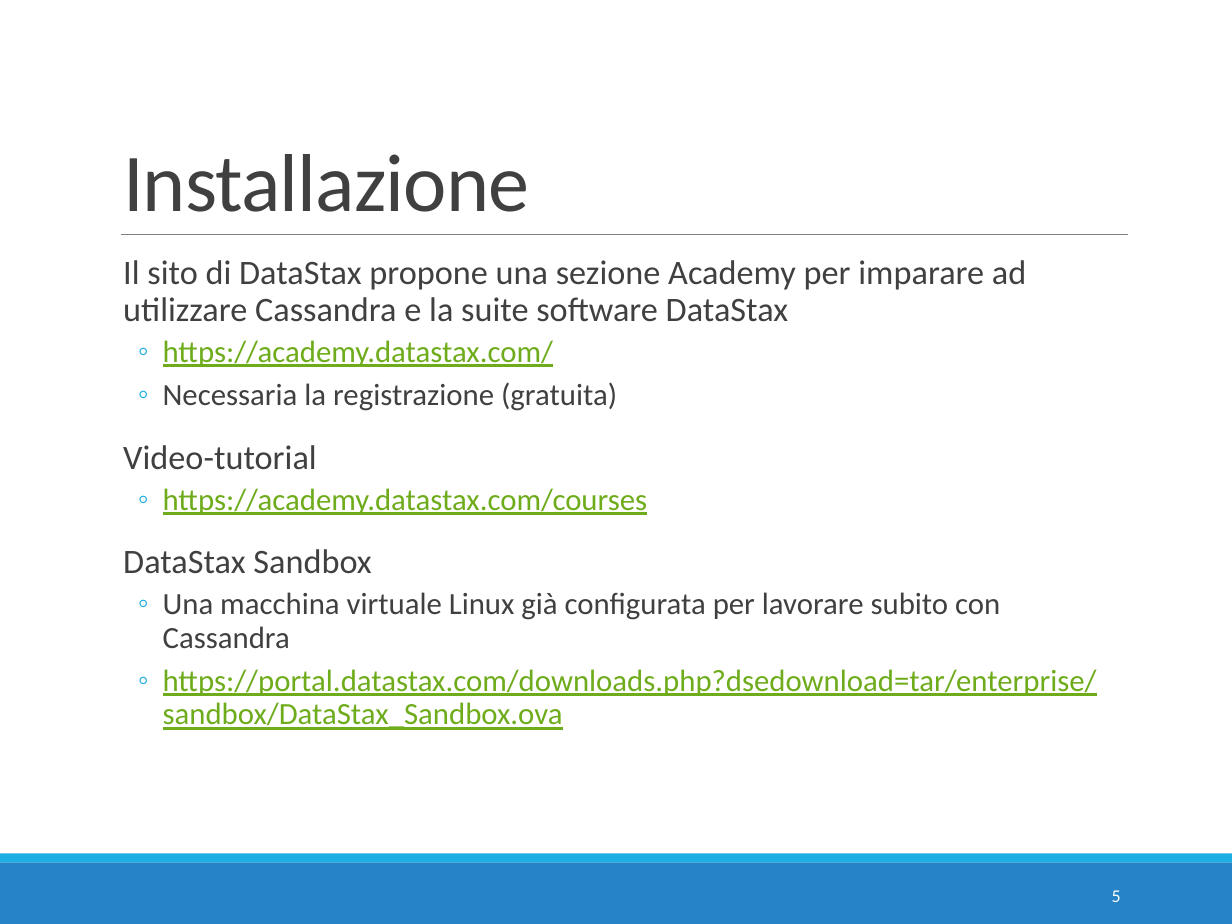
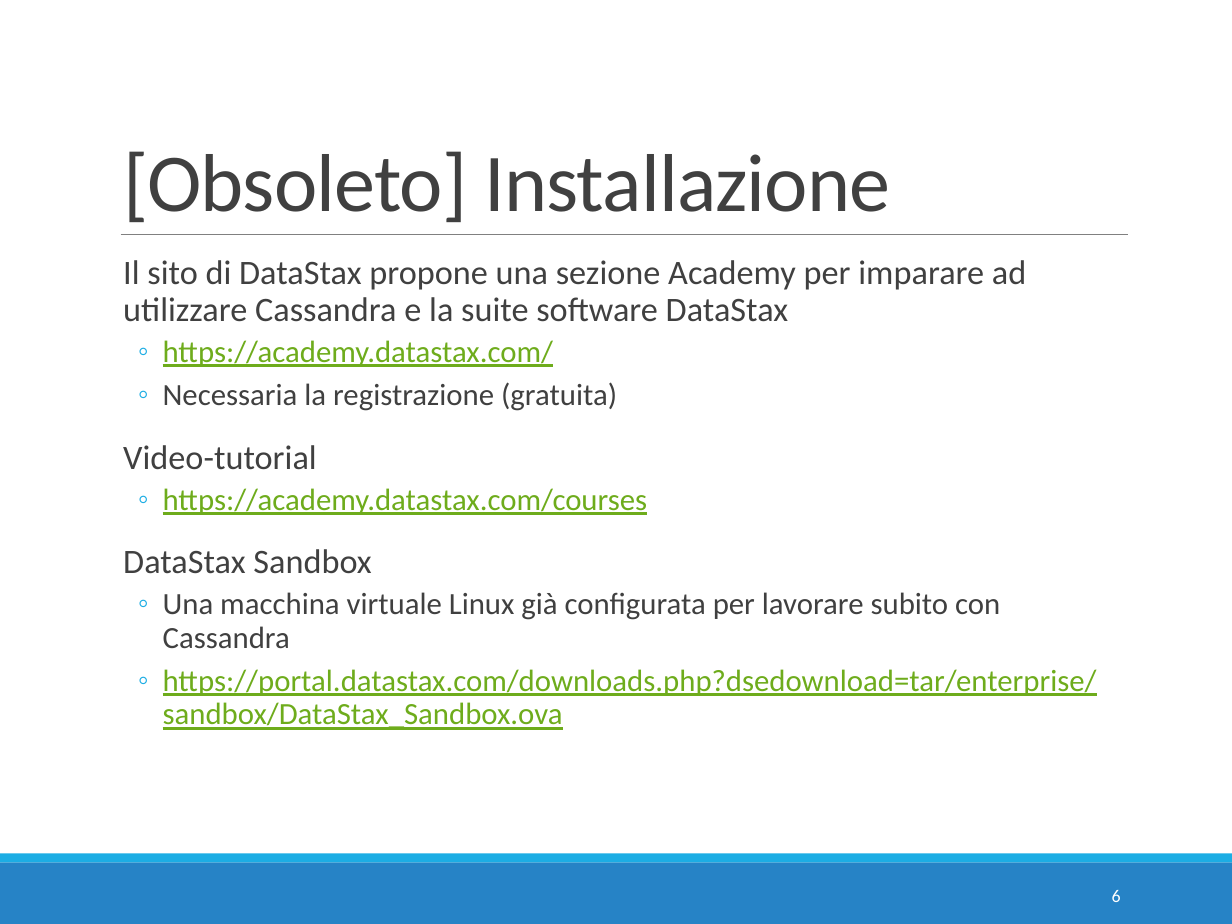
Before and after one commit to w4bo/teaching-nosql, a slide deck: slide 6 of slides/02 - E2 - Cassandra Intro.pptx (slide 5 before the commit). Drawn at 1232x924 pixels with LibreOffice and Linux fonts; fonts in the diff are those of the drawing. Boxes give left, top, right and bottom in pixels: in the first picture for what was removed or moved away, otherwise in the second. Text is boxed around its words. In the diff, an @@ line names an element or a change of style, - is before the commit and + after.

```diff
--- a/slides/02 - E2 - Cassandra Intro.pptx
+++ b/slides/02 - E2 - Cassandra Intro.pptx
@@ title at <box>123,151,890,222</box>: text changed @@
-Installazione
+[Obsoleto] Installazione
@@ page number at <box>1112,890,1121,902</box>: text changed @@
-5
+6
```
Also in this commit, not shown: 3 other slides changed, 1 slide added.
